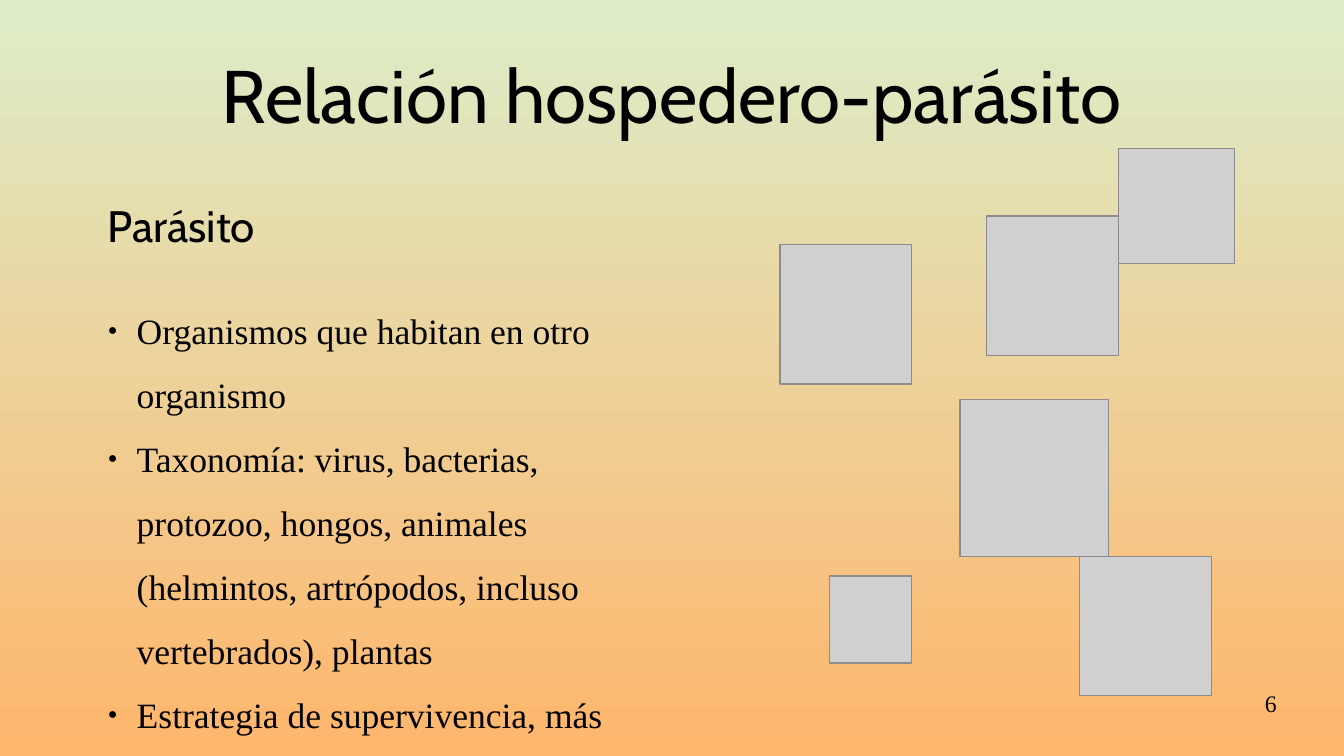
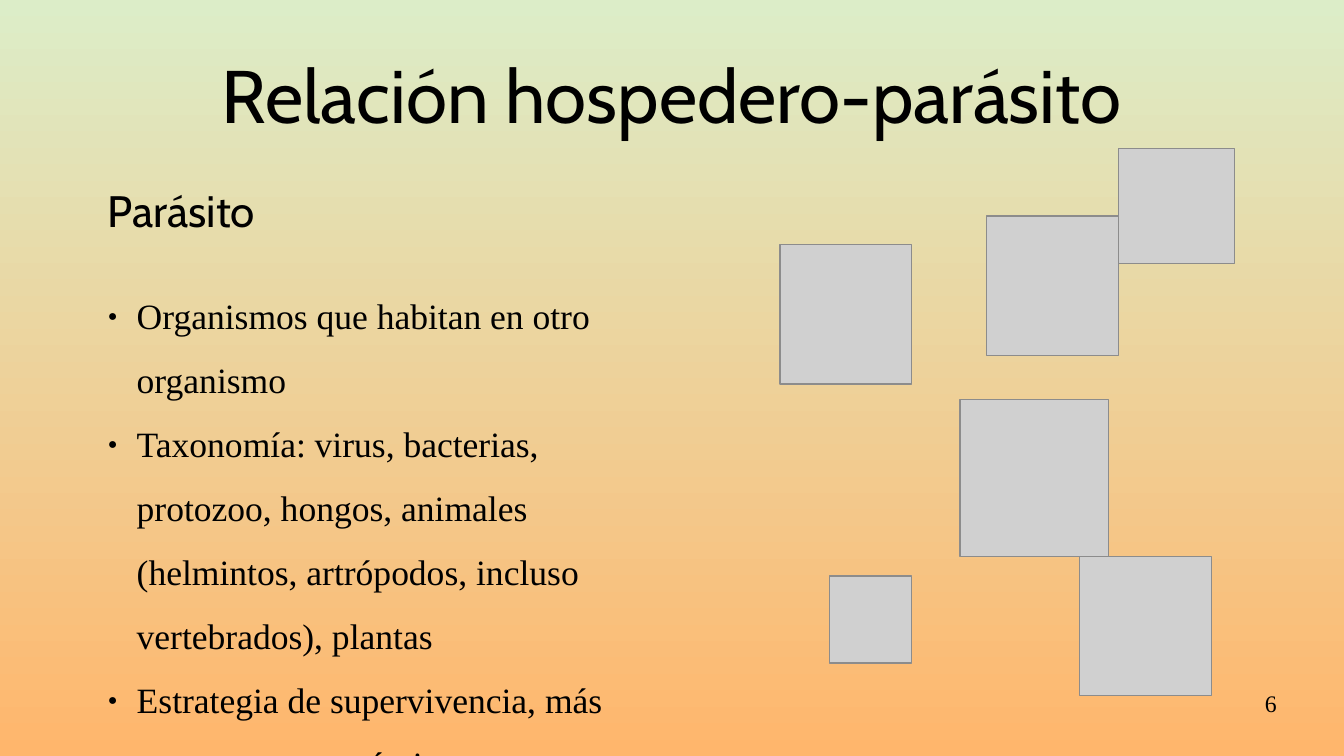
Before and after one commit to gerardommc/Medicina-Cons, a slide deck: slide 6 of Infecciosas.odp. Drawn at 1344x756 pixels with LibreOffice and Linux fonts; fonts in the diff are those of the drawing; grey boxes stand for pictures. Boxes give left, top, right and bottom in pixels: in the first picture for what was removed or moved away, otherwise in the second. Text is boxed around its words. In the diff, an @@ line names an element or a change of style, - is before the commit and + after.

```diff
--- a/Infecciosas.odp
+++ b/Infecciosas.odp
@@ text "Parásito": place and size @@
-text "Parásito" at [108,210,602,735]
+text "Parásito" at [108,195,602,720]
```
Also in this commit, not shown: 3 other slides changed, 1 slide removed, 6 other files.
